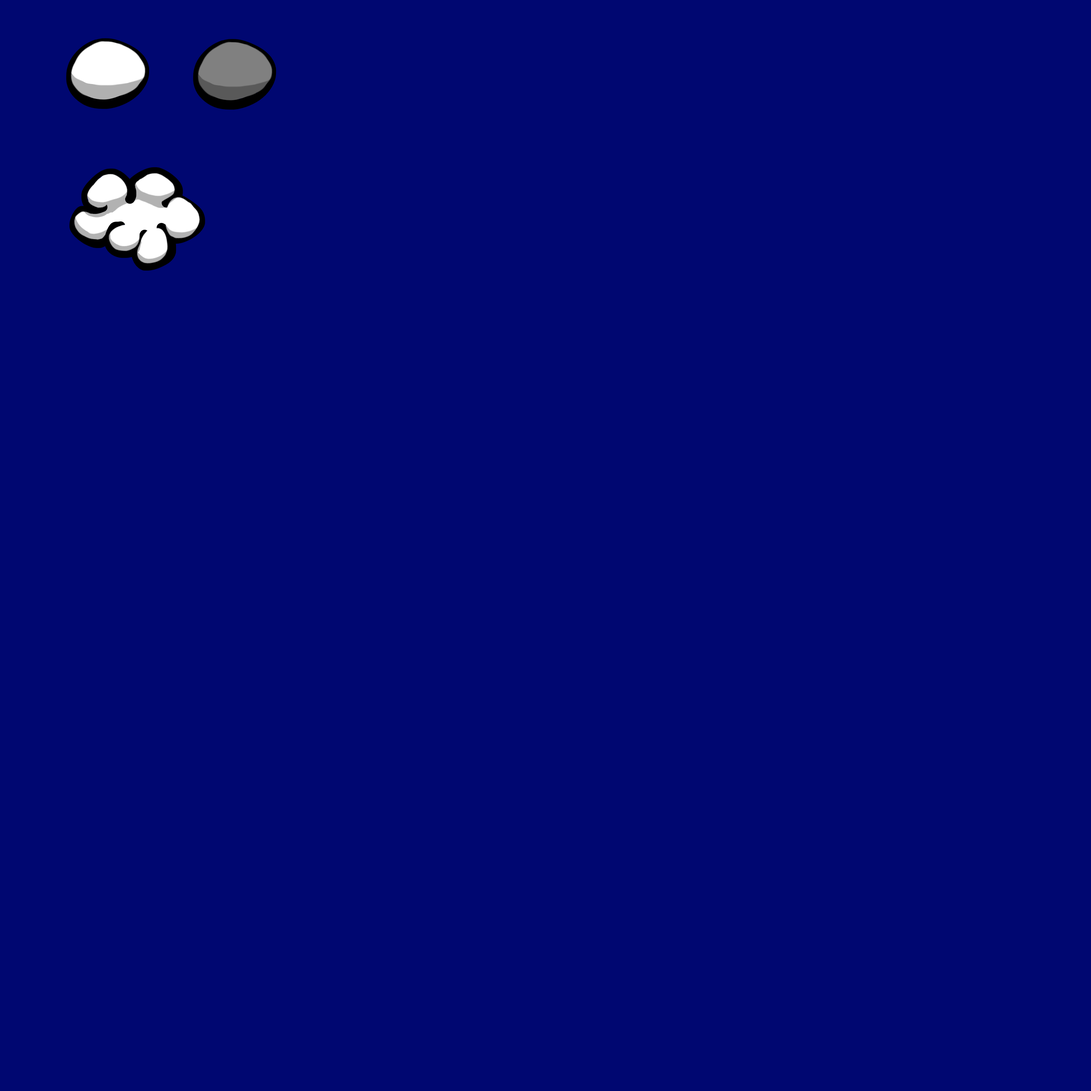
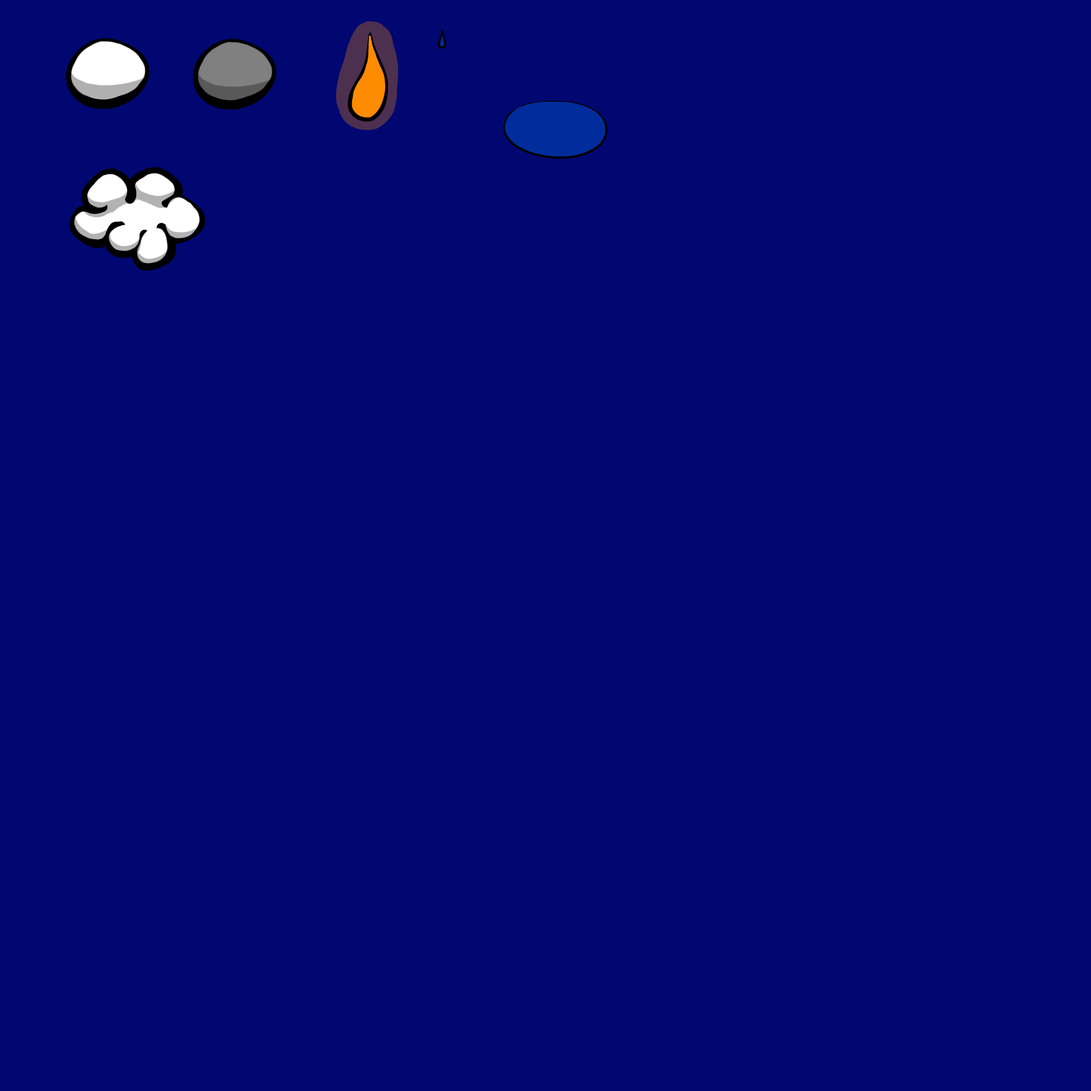
Layers edited between the first and the second 1091×1091 image:
painted on "Calque 1 Fusionnés" over [left=336, top=21, right=608, bottom=159]
painted on "Calque 8" over [left=336, top=21, right=608, bottom=159]
painted on "Calque 2 Fusionnés" over [left=336, top=21, right=559, bottom=159]
